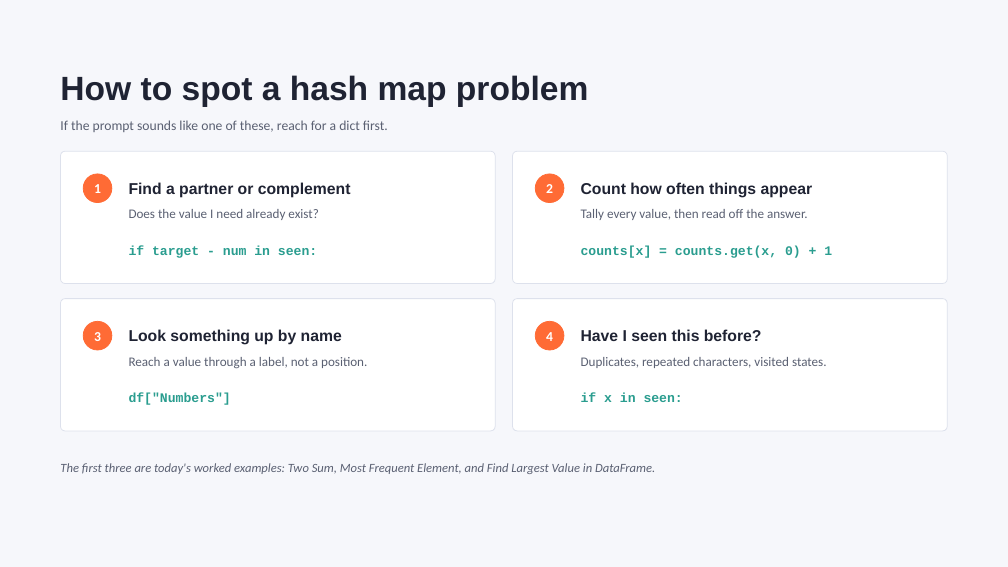
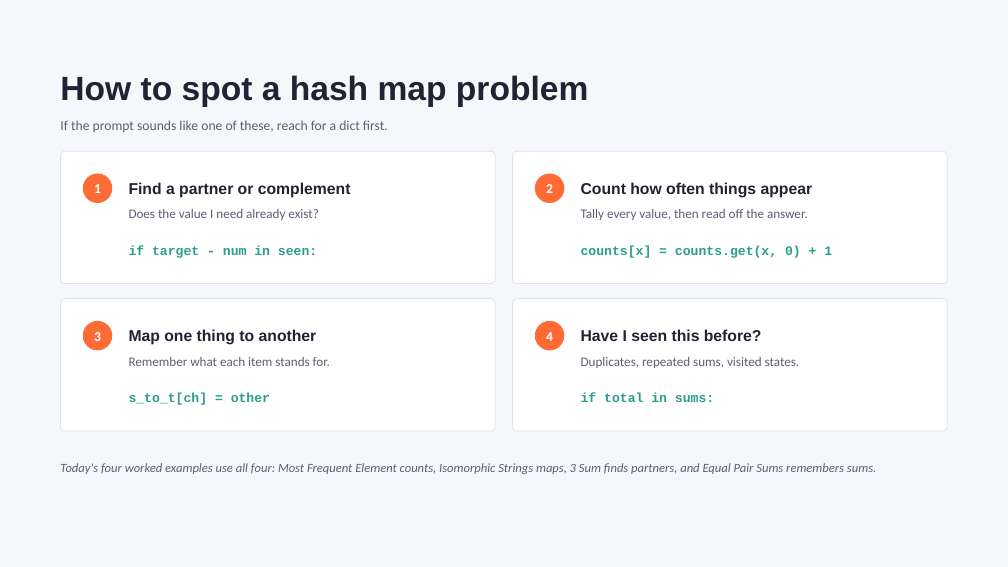
Before and after one commit to kapooramanpreet/TechnicalInterview101, a slide deck: slide 10 of assets/slides/Technical_Interview_101_Hash Tables.pptx. Drawn at 1008x567 pixels with LibreOffice and Linux fonts; fonts in the diff are those of the drawing. Boxes give left, top, right and bottom in pixels: in the first picture for what was removed or moved away, otherwise in the second. Text is boxed around its words. In the diff, an @@ line names an element or a change of style, - is before the commit and + after.

```diff
--- a/assets/slides/Technical_Interview_101_Hash Tables.pptx
+++ b/assets/slides/Technical_Interview_101_Hash Tables.pptx
@@ text at <box>129,329,317,345</box>: text changed @@
-Look something up by name
+Map one thing to another
@@ text at <box>129,357,330,366</box>: text changed @@
-Reach a value through a label, not a position.
+Remember what each item stands for.
@@ text at <box>581,357,800,368</box>: text changed @@
-Duplicates, repeated characters, visited states.
+Duplicates, repeated sums, visited states.
@@ text at <box>129,393,270,405</box>: text changed @@
-df["Numbers"]
+s_to_t[ch] = other
@@ text at <box>581,393,714,402</box>: text changed @@
-if x in seen:
+if total in sums:
@@ text at <box>60,463,876,474</box>: text changed @@
-The first three are today's worked examples: Two Sum, Most Frequent Element, and Find Largest Value in DataFrame.
+Today's four worked examples use all four: Most Frequent Element counts, Isomorphic Strings maps, 3 Sum finds partners, and Equal Pair Sums remembers sums.
```
Also in this commit, not shown: 10 other slides changed, 6 slides added, 3 slides removed.
